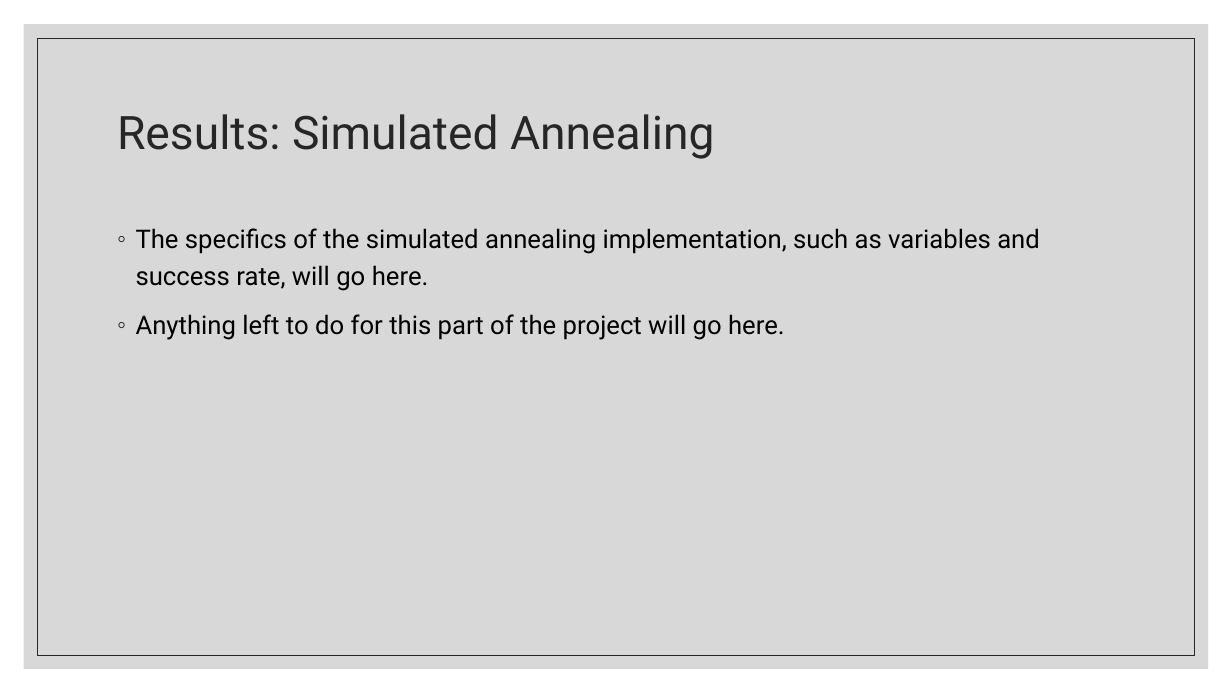
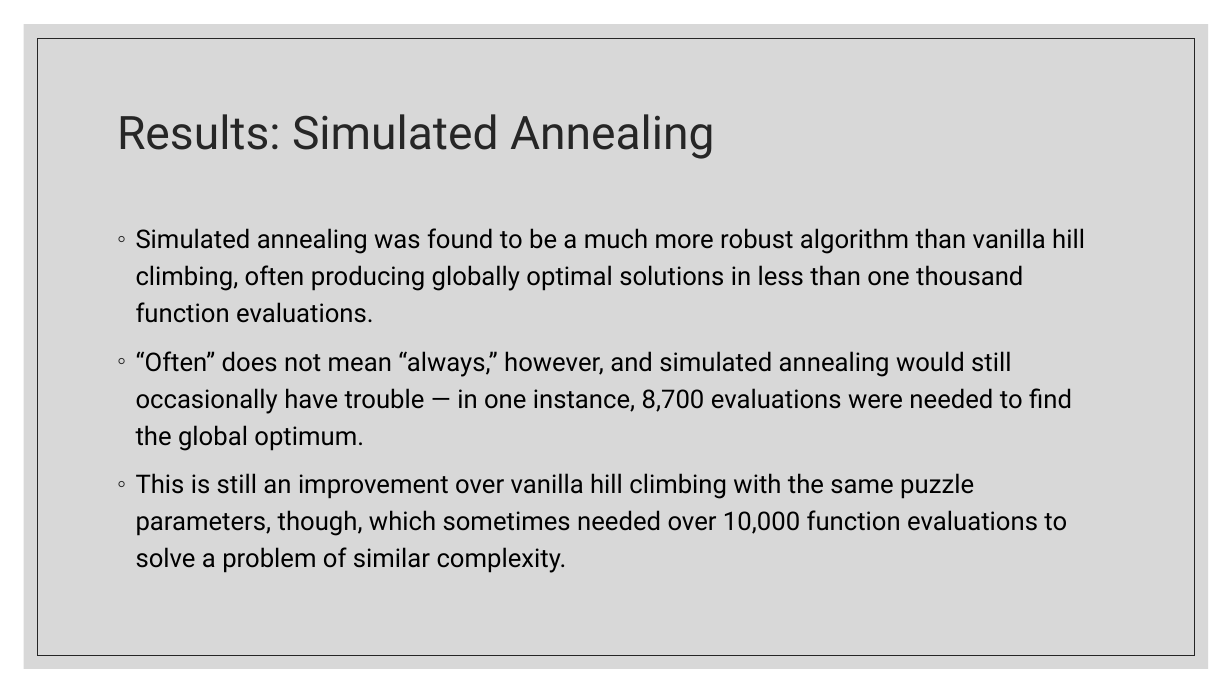
Before and after one commit to JSLBrowning/COMP-6606-Final-Project, a slide deck: slide 7 of Presentation/Final/Final Presentation.pptx (slide 6 before the commit). Drawn at 1232x693 pixels with LibreOffice and Linux fonts; fonts in the diff are those of the drawing. Boxes give left, top, right and bottom in pixels: in the first picture for what was removed or moved away, otherwise in the second. Text is boxed around its words. In the diff, an @@ line names an element or a change of style, - is before the commit and + after.

Commit message:
Update Final Presentation.pptx with hill climbing and simulated annealing results

```diff
--- a/Presentation/Final/Final Presentation.pptx
+++ b/Presentation/Final/Final Presentation.pptx
@@ text at bbox=[136, 228, 1085, 573]: text changed @@
-◦ The specifics of the simulated annealing implementation, such as variables and success rate, will go here.
-◦ Anything left to do for this part of the project will go here.
+◦ Simulated annealing was found to be a much more robust algorithm than vanilla hill climbing, often producing globally optimal solutions in less than one thousand function evaluations.
+◦ “Often” does not mean “always,” however, and simulated annealing would still occasionally have trouble — in one instance, 8,700 evaluations were needed to find the global optimum.
+◦ This is still an improvement over vanilla hill climbing with the same puzzle parameters, though, which sometimes needed over 10,000 function evaluations to solve a problem of similar complexity.
```
Also in this commit, not shown: 2 other slides changed, 1 slide added, 1 other file.
